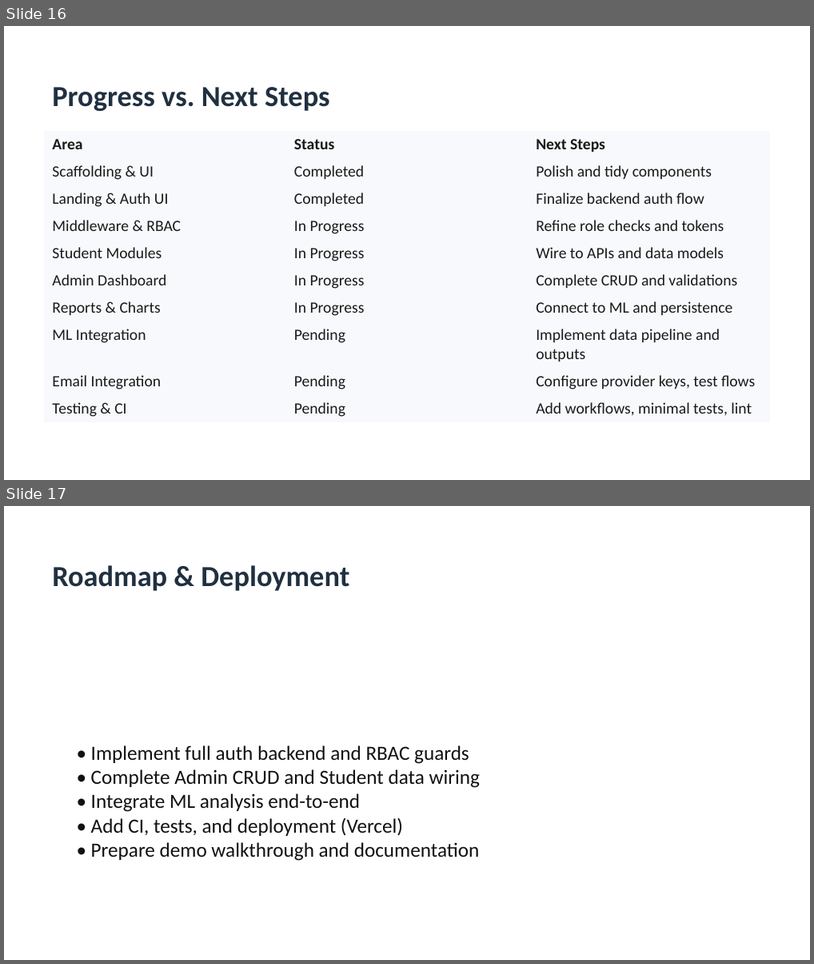
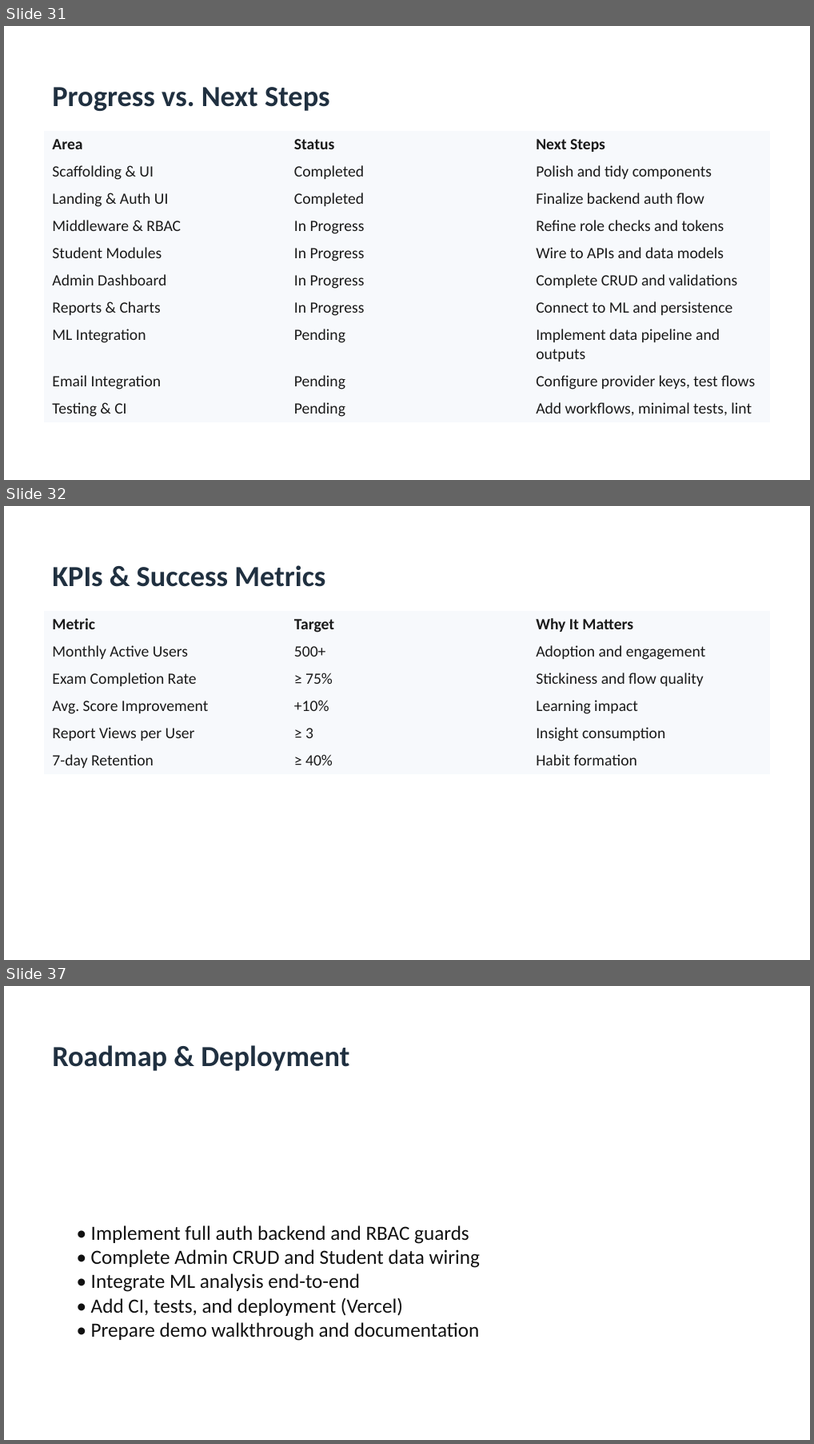
Before and after one commit to ManishKumarCs/learnify-platform, a slide deck: docs/learnify-platform-presentation.pptx. Shown one above the other, each under a label of ours: slides 16 and 17 before the commit, slides 31, 32 and 37 after it; the slides between them are not shown. The pictures are 814x964 and 814x1444 pixels, drawn with LibreOffice and Linux fonts; fonts in the diff are those of the drawing. Boxes give left, top, right and bottom in pixels: in the first picture for what was removed or moved away, otherwise in the second. Text is boxed around its words. In the diff, an @@ line names an element or a change of style, - is before the commit and + after.

```diff
--- a/docs/learnify-platform-presentation.pptx
+++ b/docs/learnify-platform-presentation.pptx
@@ slide 32 added at [4, 506, 810, 960], background #FFFFFF @@
@@ text added at [52, 565, 326, 587], 26 pt, text #203040, bold @@
+KPIs & Success Metrics
@@ table added at [44, 611, 770, 771], 6 rows, 3 columns @@
+Metric | Target | Why It Matters
+Monthly Active Users | 500+ | Adoption and engagement
+Exam Completion Rate | ≥ 75% | Stickiness and flow quality
+Avg. Score Improvement | +10% | Learning impact
+Report Views per User | ≥ 3 | Insight consumption
+7-day Retention | ≥ 40% | Habit formation
@@ what was slide 16 is now slide 31 @@
@@ what was slide 17 is now slide 37 @@
```
Also in this commit, not shown: 20 other slides added, 1 other file.
